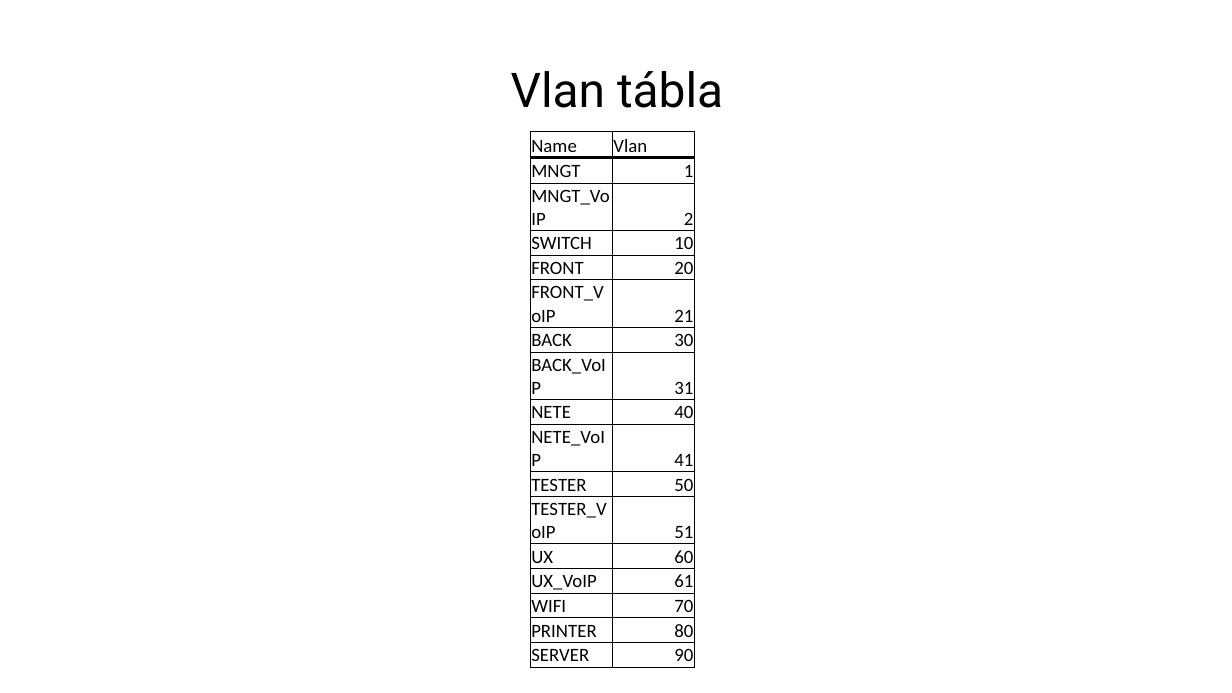
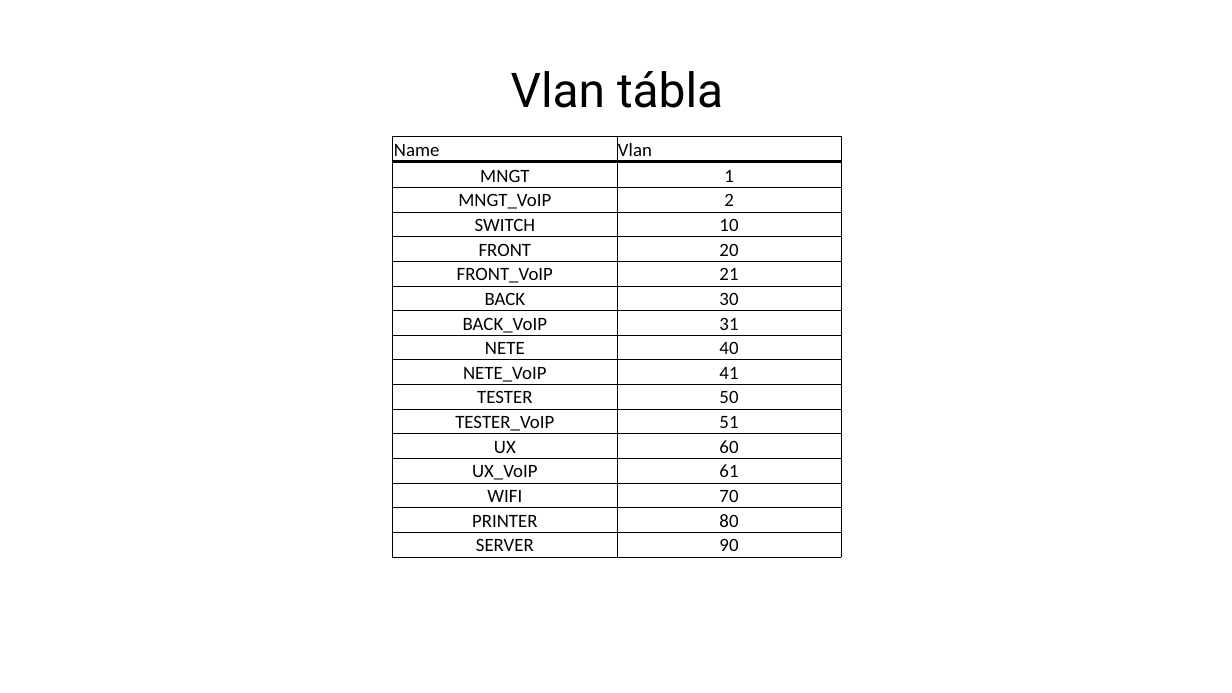
Before and after one commit to belain3d/fluffy-system, a slide deck: slide 9 of Prezentáció.pptx. Drawn at 1232x693 pixels with LibreOffice and Linux fonts; fonts in the diff are those of the drawing. Boxes give left, top, right and bottom in pixels: in the first picture for what was removed or moved away, otherwise in the second. Text is boxed around its words. In the diff, an @@ line names an element or a change of style, - is before the commit and + after.

```diff
--- a/Prezentáció.pptx
+++ b/Prezentáció.pptx
@@ table at bbox=[393, 136, 841, 557] @@
@@ alignment left to centre @@
@@ alignment right to centre @@
@@ table: place and size @@
-table at bbox=[530, 132, 695, 665]
+table at bbox=[393, 136, 841, 557]
```
Also in this commit, not shown: 1 other slide changed, 4 other files.
